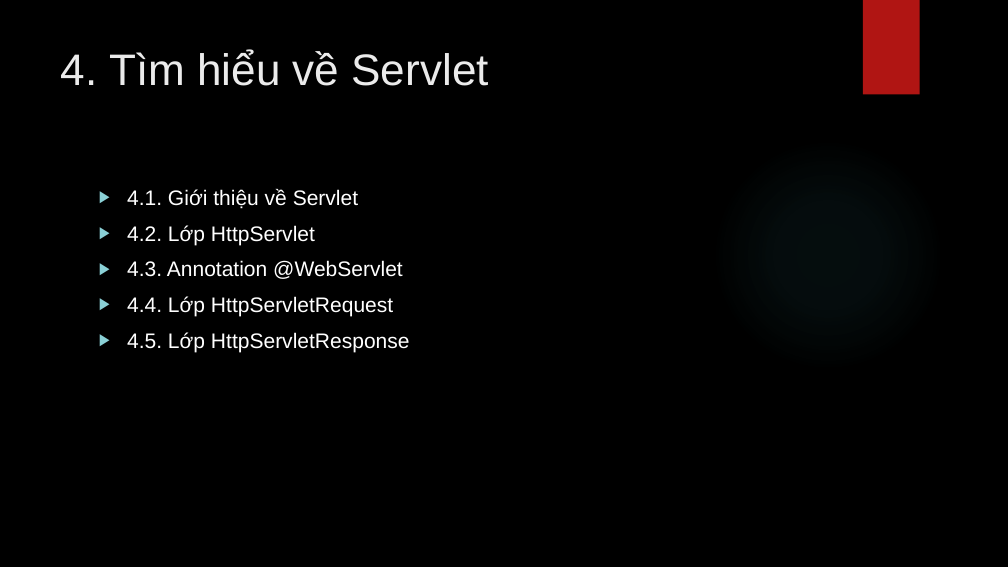
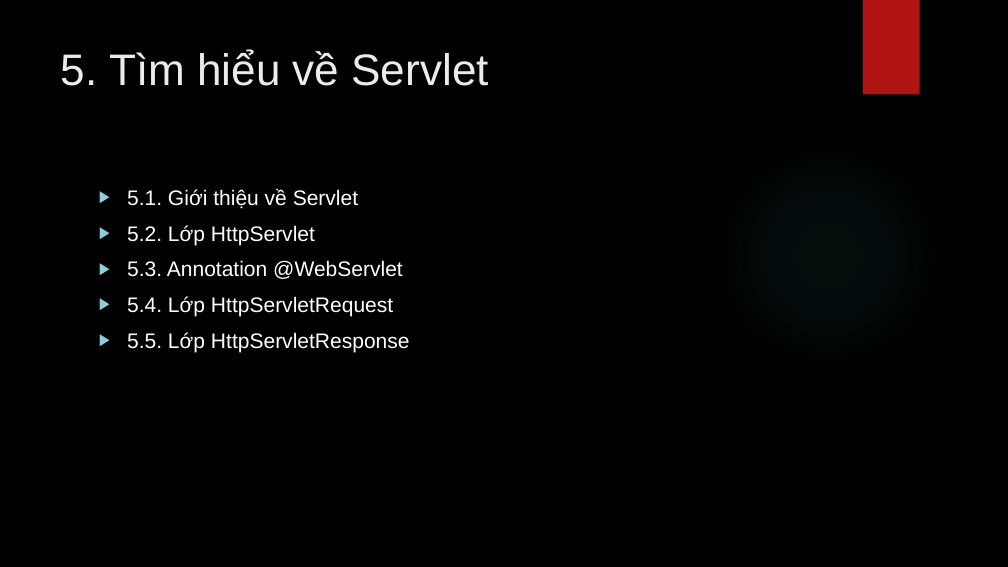
Before and after one commit to lequochai26/GDUTraining_Basic_Java_Web_Development, a slide deck: slide 14 of Slides/Day_7_1.pptx (slide 13 before the commit). Drawn at 1008x567 pixels with LibreOffice and Linux fonts; fonts in the diff are those of the drawing; background and template pictures are left out. Boxes give left, top, right and bottom in pixels: in the first picture for what was removed or moved away, otherwise in the second. Text is boxed around its words. In the diff, an @@ line names an element or a change of style, - is before the commit and + after.

Commit message:
+ Modified slides for Day-7-1.

```diff
--- a/Slides/Day_7_1.pptx
+++ b/Slides/Day_7_1.pptx
@@ title at (x1=61, y1=49, x2=489, y2=86): text changed @@
-4. Tìm hiểu về Servlet
+5. Tìm hiểu về Servlet
@@ text at (x1=127, y1=189, x2=410, y2=352): text changed @@
-▶ 4.1. Giới thiệu về Servlet
-▶ 4.2. Lớp HttpServlet
-▶ 4.3. Annotation @WebServlet
-▶ 4.4. Lớp HttpServletRequest
-▶ 4.5. Lớp HttpServletResponse
+▶ 5.1. Giới thiệu về Servlet
+▶ 5.2. Lớp HttpServlet
+▶ 5.3. Annotation @WebServlet
+▶ 5.4. Lớp HttpServletRequest
+▶ 5.5. Lớp HttpServletResponse
```
Also in this commit, not shown: 15 other slides changed, 1 slide added.
